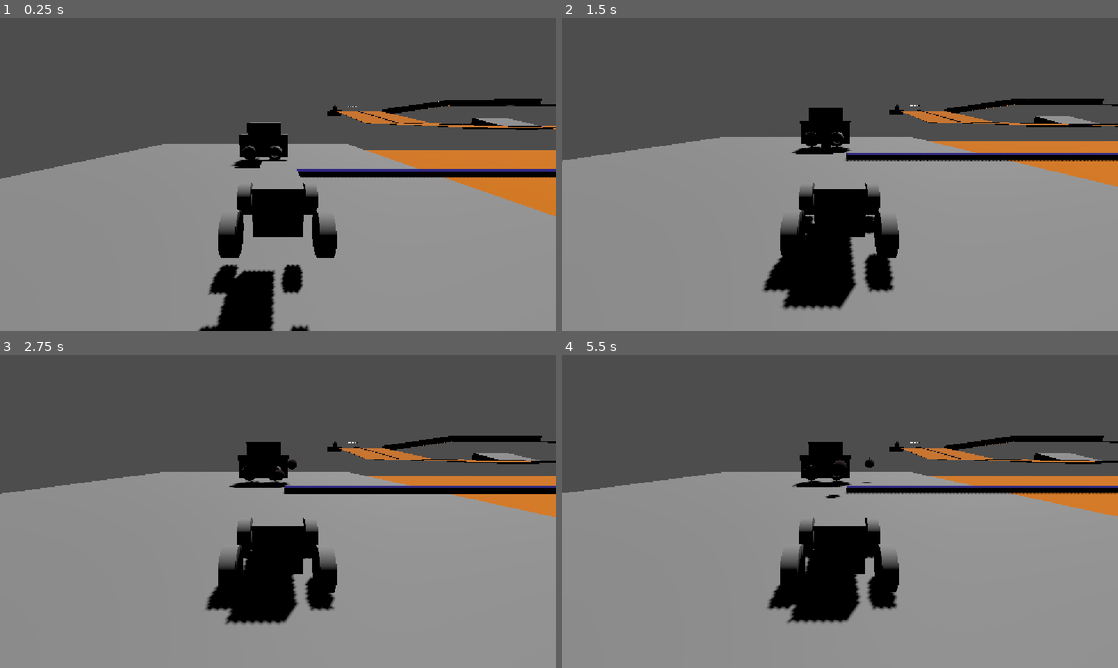
Above: before the commit, frames 1-4 (two rows, left to right).
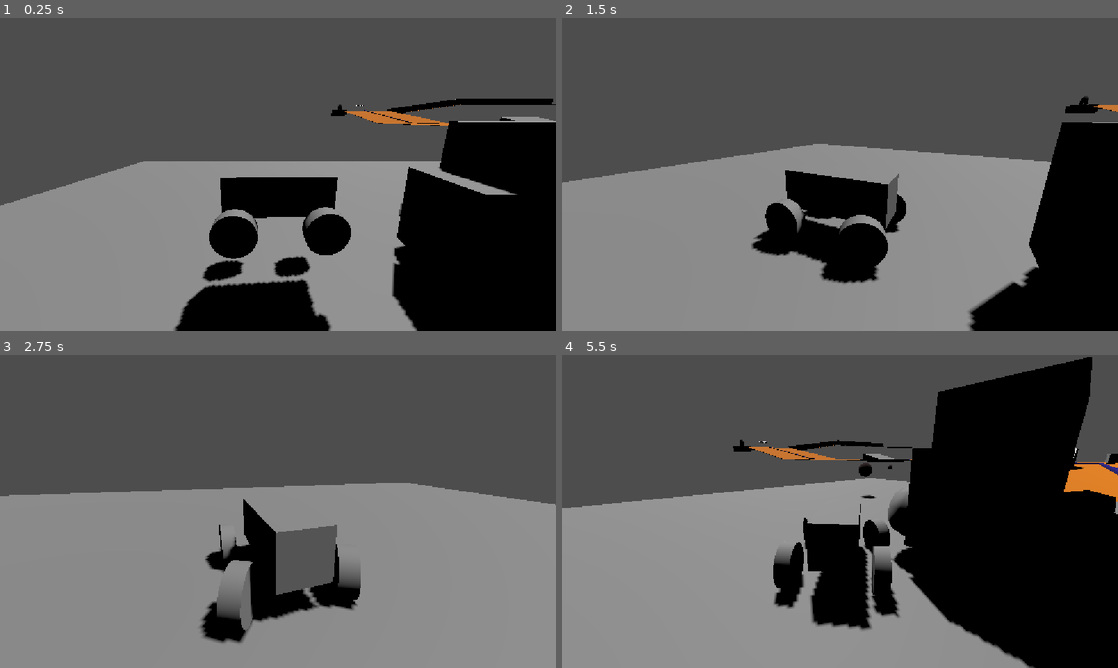
Above: after the commit, the same moments.

Repository: MauroEscalante-Hub/Linea-San-Gnomo
Game: Godot game, scene res://Escenas/escenarios/escenario1.tscn
Two runs of this game, one before a commit and one after it. Both use one fixed random seed, a clock stepped at 60 frames per second and the inputs below. The project has no main scene, so this scene is started directly.
Inputs (mouse positions are in pixels of both pictures, inside the frame that each line leads up to):
- Up to frame 1 (0.25 s): no input
- Up to frame 2 (1.5 s): move the mouse to (962, 158) at 0.52 s; press the mouse at (962, 158) at 0.53 s; hold D (derecha) 0.53-1.28 s; tap S (frenar) at 0.8, 1.35 s; move the mouse to (728, 190) at 1.27 s; release the mouse at (728, 190) at 1.28 s; hold A (izquierda) from 1.28 s (still down)
- Up to frame 3 (2.75 s): click (166, 527) at 1.55 s; move the mouse to (333, 442) at 2.02 s; release A (izquierda) at 2.03 s; press the mouse at (333, 442) at 2.03 s; hold D (derecha) from 2.03 s (still down); tap S (frenar) at 2.3 s
- Up to frame 4 (5.5 s): move the mouse to (812, 574) at 2.77 s; release D (derecha) at 2.78 s; release the mouse at (812, 574) at 2.78 s; hold W (avanzar) 2.78-3.53 s; tap S (frenar) at 2.85, 3.8, 4.35, 5.3 s; click (812, 574) at 3.05 s; move the mouse to (1006, 558) at 3.52 s; press the mouse at (1006, 558) at 3.53 s; hold A (izquierda) from 3.53 s (still down); move the mouse to (673, 464) at 4.27 s; release the mouse at (673, 464) at 4.28 s; click (673, 464) at 4.55 s; move the mouse to (867, 511) at 5.02 s; press the mouse at (867, 511) at 5.03 s

The runs differ from the first frame. In frame 1, 29% of the frame differs, in the area x 0-100%, y 25-100%; in frame 2, 24%; in frame 3, 14%; in frame 4, 37%, in the area x 0-100%, y 0-100%.

Commit message:
Avance con el profe

Diff:
--- a/Escenas/enemigos/enemigo1.tscn
+++ b/Escenas/enemigos/enemigo1.tscn
@@ -26,6 +26,10 @@
 height = 0.3305664
 
 [sub_resource type="SphereShape3D" id="SphereShape3D_3xd07"]
+radius = 0.59038913
+
+[sub_resource type="BoxMesh" id="BoxMesh_3xd07"]
+size = Vector3(0.65112305, 0.7139282, 0.69262695)
 
 [node name="jugador" type="VehicleBody3D" unique_id=1604139032]
 transform = Transform3D(1, 0, 0, 0, 1, 0, 0, 0, 1, 0, 1.8725266, 0)
@@ -90,6 +94,7 @@
 target_position = Vector3(-5, 0, 0)
 
 [node name="camara_player" type="Node3D" parent="." unique_id=1206531063 node_paths=PackedStringArray("player")]
+visible = false
 script = ExtResource("3_rp3b1")
 player = NodePath("..")
 
@@ -110,3 +115,7 @@
 [node name="CollisionShape3D" type="CollisionShape3D" parent="Area3D" unique_id=1745212300]
 transform = Transform3D(50, 0, 0, 0, 50, 0, 0, 0, 50, 0, 0, 0)
 shape = SubResource("SphereShape3D_3xd07")
+
+[node name="MeshInstance3D2" type="MeshInstance3D" parent="." unique_id=215055253]
+transform = Transform3D(1, 0, 0, 0, 1, 0, 0, 0, 1, 0.06628418, -0.033599854, -1.5442357)
+mesh = SubResource("BoxMesh_3xd07")
--- a/Escenas/enemigos/enemigo_1.gd
+++ b/Escenas/enemigos/enemigo_1.gd
@@ -1,12 +1,14 @@
 extends VehicleBody3D
 
-@export var max_steer := 1.1
+@export var max_steer := 2
 @export var velocidad_de_giro := 10
-@export var engine_power := 100
+@export var engine_power := 50
 @onready var centro_de_masa := $"centro de masa"
 @onready var detector_derecho := $RayCast_derecha
 @onready var detector_izquierdo := $RayCast_izquierda
 @onready var movimiento = $NavigationAgent3D
+@export var jugador : VehicleBody3D
+var velocity
 var pegado_a_pared :bool = false
 
 @export var bala : PackedScene
@@ -15,47 +17,33 @@
 	center_of_mass = centro_de_masa.position
 
 func _physics_process(delta):
-	steering = lerp(steering, Input.get_axis("derecha","izquierda") * max_steer, velocidad_de_giro * delta)
-	engine_force = Input.get_axis("frenar", "avanzar") * engine_power
+	seguimiento(self, jugador, delta)
 
-	#if detector_derecho.is_colliding() and !pegado_a_pared:
-		#var normal = detector_derecho.get_collision_normal()
-		#var punto = detector_derecho.get_collision_point()
-		#var direccion = normal.cross(Vector3.UP)
-		#direccion.y = 0
-		#direccion = direccion.normalized()
-		#var nuevo_basis = Basis.looking_at(direccion, normal)
-		#global_transform.basis = nuevo_basis
-		#
-		#var distancia = global_position.distance_to(punto)
-		#var fuerza_pared = distancia * 300.0
-#
-		#apply_central_force(-normal * fuerza_pared)
-		#pegado_a_pared = true
-		#
-	#if detector_izquierdo.is_colliding()and !pegado_a_pared:
-		#var normal = detector_izquierdo.get_collision_normal()
-		#var punto = detector_izquierdo.get_collision_point()
-		#
-		#var direccion = -normal.cross(Vector3.UP)
-		#direccion.y = 0
-		#direccion = direccion.normalized()
-		#var nuevo_basis = Basis.looking_at(direccion, normal)
-		#global_transform.basis = nuevo_basis
-		#var distancia = global_position.distance_to(punto)
-		#var fuerza_pared = distancia * 300.0
-		#
-		#apply_central_force(normal * fuerza_pared)
-		#pegado_a_pared = true
-		#
+func seguir():
+	movimiento.set_target_position(jugador.position)
+	var next_path_poition:Vector3 = movimiento.get_next_path_position()
+	var walk_dir = next_path_poition - global_position
+	pass
 
-func  _input(event: InputEvent) -> void:
-	if event.is_action_pressed("dispararbalas"):
-		disparo()
+func seguimiento(looker: Node3D, target: Node3D, delta):
+	#var jugador_posicion = target.global_position
+	var disntacia = looker.global_position.distance_to(target.global_position)
+	var x_target = looker.global_position.x - target.global_position.x
+	var z_target = looker.global_position.z - target.global_position.z
+	#looker.global_rotation.y = atan2(x_target, z_target)
+	var forward_2d = Vector2(global_transform.basis.z.x, global_transform.basis.z.z)
+	var direccion = (target.global_position - looker.global_position)
+	var direccion2d = Vector2(direccion.x , direccion.z)
+	var angulo_radianes = forward_2d.angle_to(direccion2d)
+	print("angulo", angulo_radianes)
+	steering = lerp(steering, clamp(angulo_radianes , -1.0 , 1.0) * max_steer, velocidad_de_giro * delta)
+	#print("rotacion", steering)
+	#engine_force = 3 * engine_power
+	if disntacia > 0:
+		engine_force = 2 * engine_power
+		#print("Distancia" , disntacia)
+	else:
+		engine_power = 0
+		#print("Lo vi")
 
-
-func disparo():
-	var balita = bala.instantiate()
-	$arma.global_position = balita.global_position
-	balita.direccion = -transform.basis.z.normalized()
-	add_child(balita)
+#steering, atan2(x_target, z_target) * max_steer,
--- a/Escenas/grayboxing/grayboxing_escenario1.tscn
+++ b/Escenas/grayboxing/grayboxing_escenario1.tscn
@@ -1,4 +1,7 @@
 [gd_scene format=3 uid="uid://g3kof571e30v"]
+
+[ext_resource type="PackedScene" uid="uid://bt4rtt2o18nfc" path="res://Escenas/jugador/jugador.tscn" id="1_3sjby"]
+[ext_resource type="PackedScene" uid="uid://dsbueowlsirn0" path="res://Escenas/enemigos/enemigo1.tscn" id="2_3q1w0"]
 
 [sub_resource type="NavigationMesh" id="NavigationMesh_3xd07"]
 vertices = PackedVector3Array(35.43518, -0.5473695, -86.91154, 34.93518, -0.5473695, -101.16154, 30.18518, -0.5473695,  …(3372 unchanged characters)…
@@ -330,3 +333,10 @@
 pixel_size = 0.1
 text = "CHECK POINT
 "
+
+[node name="jugador" parent="." unique_id=1604139032 instance=ExtResource("1_3sjby")]
+transform = Transform3D(0.0748364, 0.013751766, -0.9971009, -0.002226289, 0.99990475, 0.013623345, 0.99719334, 0.0012003237, 0.074860066, -1.3767171, 2.8241072, -1.1861668)
+
+[node name="jugador2" parent="." unique_id=530113002 node_paths=PackedStringArray("jugador") instance=ExtResource("2_3q1w0")]
+transform = Transform3D(0.007661164, -0.013329729, 0.99988174, 0.1452335, 0.9893237, 0.012076144, -0.9893678, 0.14512385, 0.00951533, 19.679638, 2.6144795, 5.2197227)
+jugador = NodePath("../jugador")
--- a/escenas/jugador/jugador.gd
+++ b/escenas/jugador/jugador.gd
@@ -1,7 +1,7 @@
 class_name Coche
 extends VehicleBody3D
 
-@export var max_steer := 1.1
+@export var max_steer := 0.5
 @export var velocidad_de_giro := 10
 @export var engine_power := 100
 @onready var centro_de_masa := $"centro de masa"
@@ -15,39 +15,39 @@
 	center_of_mass = centro_de_masa.position
 
 func _physics_process(delta):
-	#steering = lerp(steering, Input.get_axis("derecha","izquierda") * max_steer, velocidad_de_giro * delta)
-	#engine_force = Input.get_axis("frenar", "avanzar") * engine_power
-
-	if detector_derecho.is_colliding() and !pegado_a_pared:
-		var normal = detector_derecho.get_collision_normal()
-		var punto = detector_derecho.get_collision_point()
-		var direccion = normal.cross(Vector3.UP)
-		direccion.y = 0
-		direccion = direccion.normalized()
-		var nuevo_basis = Basis.looking_at(direccion, normal)
-		global_transform.basis = nuevo_basis
-
-		var distancia = global_position.distance_to(punto)
-		var fuerza_pared = distancia * 300.0
-
-		apply_central_force(-normal * fuerza_pared)
-		pegado_a_pared = true
-
-	if detector_izquierdo.is_colliding()and !pegado_a_pared:
-		var normal = detector_izquierdo.get_collision_normal()
-		var punto = detector_izquierdo.get_collision_point()
-
-		var direccion = -normal.cross(Vector3.UP)
-		direccion.y = 0
-		direccion = direccion.normalized()
-		var nuevo_basis = Basis.looking_at(direccion, normal)
-		global_transform.basis = nuevo_basis
-		var distancia = global_position.distance_to(punto)
-		var fuerza_pared = distancia * 300.0
-
-		apply_central_force(normal * fuerza_pared)
-		pegado_a_pared = true
-
+	steering = lerp(steering, Input.get_axis("derecha","izquierda") * max_steer, velocidad_de_giro * delta)
+	engine_force = Input.get_axis("frenar", "avanzar") * engine_power
+#
+	#if detector_derecho.is_colliding() and !pegado_a_pared:
+		#var normal = detector_derecho.get_collision_normal()
+		#var punto = detector_derecho.get_collision_point()
+		#var direccion = normal.cross(Vector3.UP)
+		#direccion.y = 0
+		#direccion = direccion.normalized()
+		#var nuevo_basis = Basis.looking_at(direccion, normal)
+		#global_transform.basis = nuevo_basis
+		#
+		#var distancia = global_position.distance_to(punto)
+		#var fuerza_pared = distancia * 300.0
+#
+		#apply_central_force(-normal * fuerza_pared)
+		#pegado_a_pared = true
+		#
+	#if detector_izquierdo.is_colliding()and !pegado_a_pared:
+		#var normal = detector_izquierdo.get_collision_normal()
+		#var punto = detector_izquierdo.get_collision_point()
+		#
+		#var direccion = -normal.cross(Vector3.UP)
+		#direccion.y = 0
+		#direccion = direccion.normalized()
+		#var nuevo_basis = Basis.looking_at(direccion, normal)
+		#global_transform.basis = nuevo_basis
+		#var distancia = global_position.distance_to(punto)
+		#var fuerza_pared = distancia * 300.0
+		#
+		#apply_central_force(normal * fuerza_pared)
+		#pegado_a_pared = true
+		#
 
 func  _input(event: InputEvent) -> void:
 	if event.is_action_pressed("dispararbalas"):
